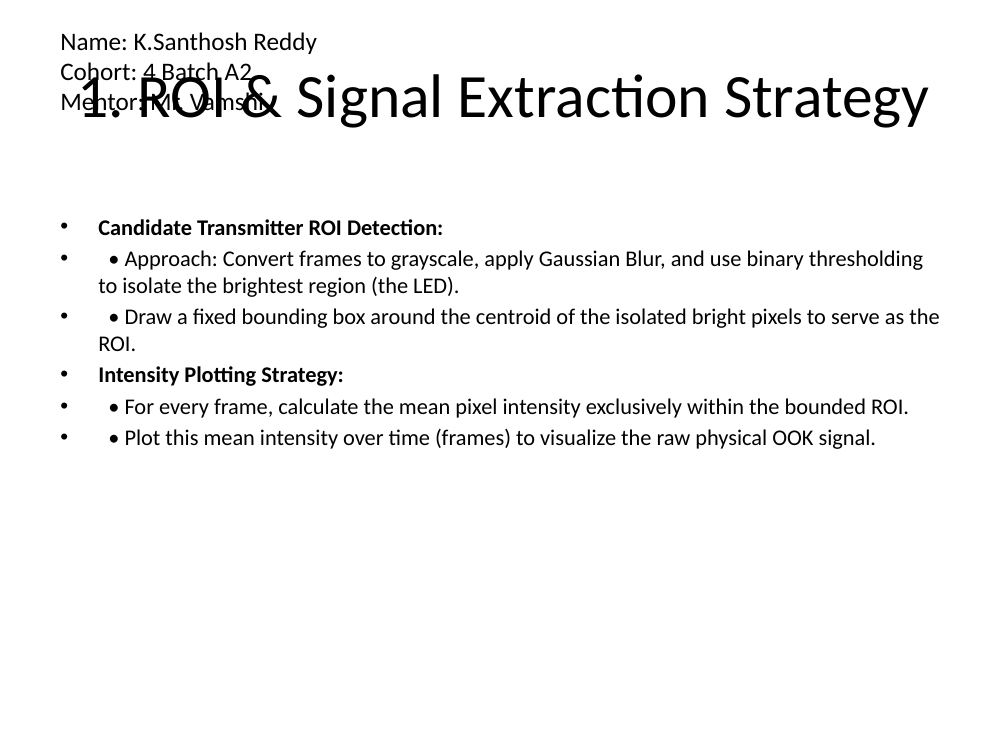
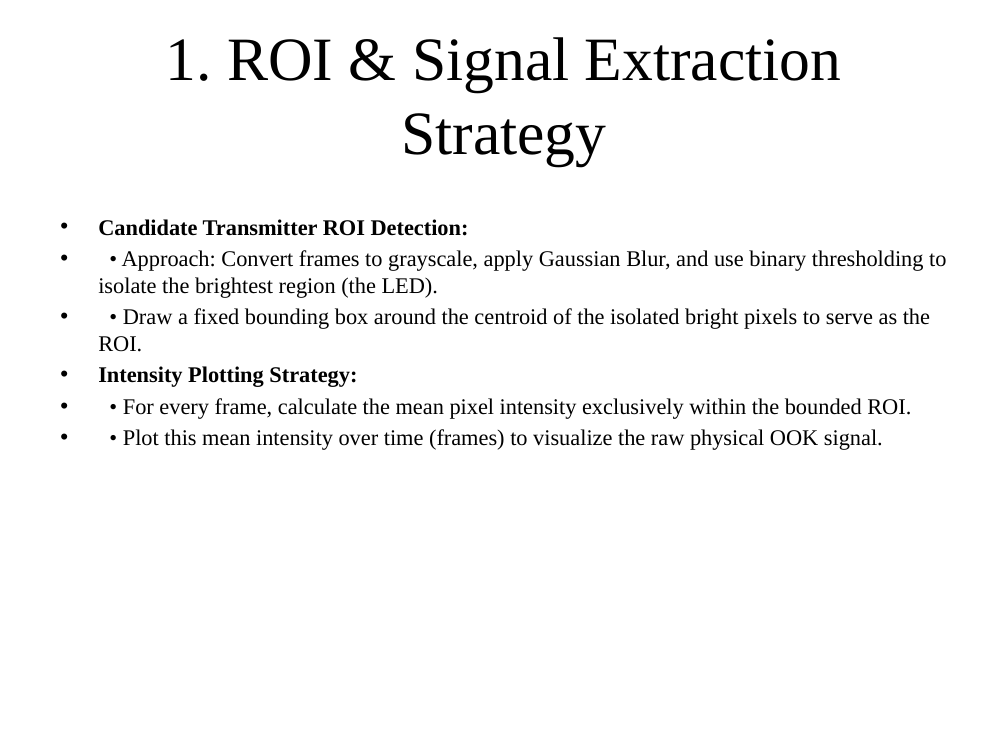
Before and after one commit to santhosh19-web/IITG-Project-Final, a slide deck: slide 1 of WEEK_2_Day_9_Mentor_Review.pptx. Drawn at 1008x756 pixels with LibreOffice and Linux fonts; fonts in the diff are those of the drawing. Boxes give left, top, right and bottom in pixels: in the first picture for what was removed or moved away, otherwise in the second. Text is boxed around its words. In the diff, an @@ line names an element or a change of style, - is before the commit and + after.

```diff
--- a/WEEK_2_Day_9_Mentor_Review.pptx
+++ b/WEEK_2_Day_9_Mentor_Review.pptx
@@ title "1. ROI & Signal Extraction ..." at [166, 37, 841, 166]: font Calibri to Times New Roman @@
@@ text removed at [60, 32, 317, 117] @@
-Name: K.Santhosh Reddy
-Cohort: 4 Batch A2
-Mentor: Mr. Vamshi
@@ text "Candidate Transmitter ROI Detection:" at [98, 219, 946, 450]: font Calibri to Times New Roman @@
```
Also in this commit, not shown: 2 other slides changed, 1 slide added, 5 other files.
